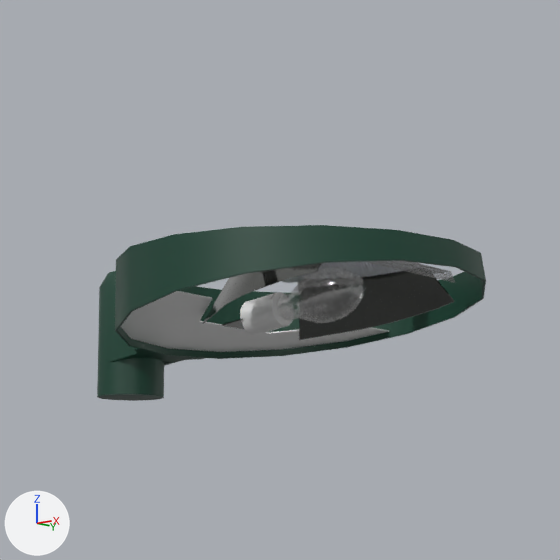
An edit to the Blender file Beleuchtung/Lampen/blender/9081.blend, drawn before and after from the same camera.
Both versions are drawn from the file's camera 'Camera'. Lighting does not change. The marker at lower left points along +X, +Y and +Z.

Objects in the first picture: 'BezierCurve.001', 'BezierCurve.007', 'Blech oben', 'Blech unten', 'Cylinder', 'Gluehbirne.001'.
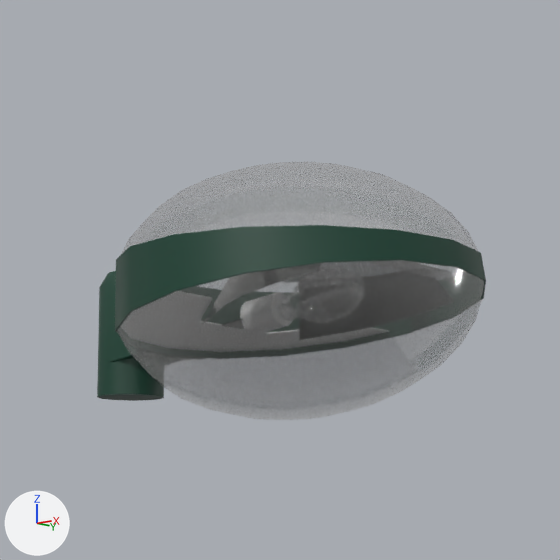
Pixel boxes [x1, y1, x2, y2] of what changed, in the pictures (560 x 560 px):
'Glas unten', shown: after [116, 260, 484, 420]
'Glas oben', shown: after [121, 162, 479, 254]
'Blech unten', unchanged, covered by the edit: before [120, 291, 389, 352]
'BezierCurve.007', unchanged, covered by the edit: before [203, 263, 455, 340]
'Gluehbirne.001', unchanged, covered by the edit: before [240, 268, 365, 336]

Diff of the bpy script that builds the scene:
```diff
--- a/Beleuchtung/Lampen/blender/9081.blend.py
+++ b/Beleuchtung/Lampen/blender/9081.blend.py
@@ ob_glas_unten @@
 ob_glas_unten.scale = (1.03, 1.06, 0.711)
-ob_glas_unten.hide_render = True
@@ ob_glas_oben @@
 ob_glas_oben.scale = (1.03, 1.03, 0.711)
-ob_glas_oben.hide_render = True
```
